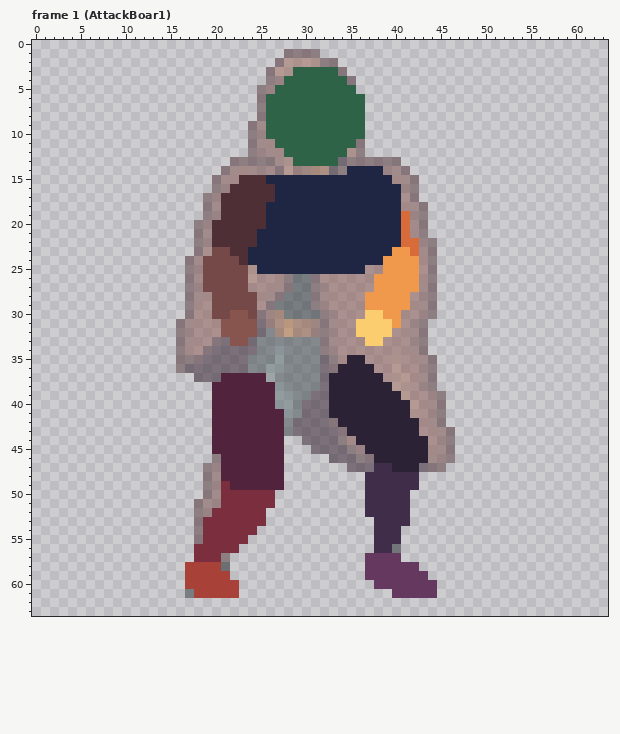
Pixel-art file -- Personal_Roberto/ASEPRITE/1. Liora/Liora_Boar.aseprite. Above, as it was before the edit.
64x64 pixels, 20 frames. Shown: frame 1 (AttackBoar1). The commit also changed other frames, which this record leaves out.
Now the later version:
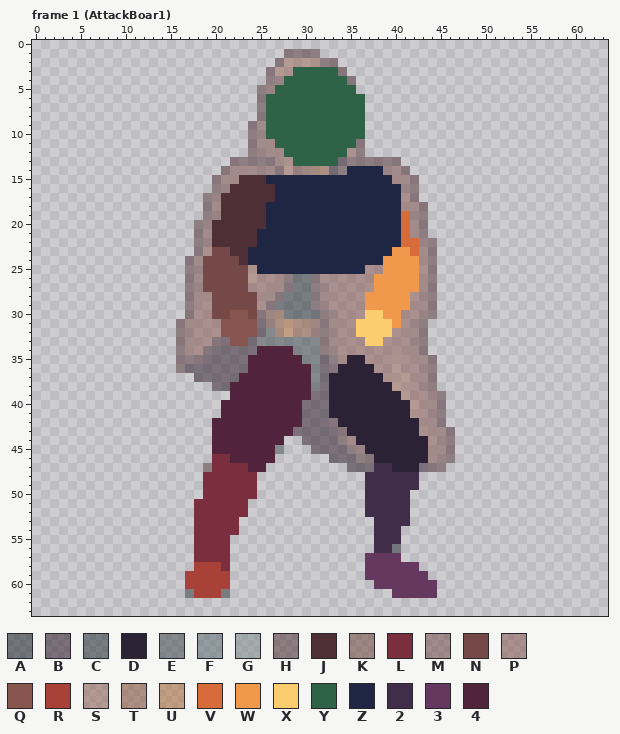
Palette (. is transparent): A #181e2580  B #2b162580  C #232d3380  D #2b2335  E #3a464a80  F #586b6f80  G #7d8c8c80  H #4e2f3580  J #4e2f35  K #6f403780  L #7b2e3d  M #75494780  N #754947  P #88544e80  Q #88544e  R #a84239  S #9b675780  T #8e543980  U #b4713780  V #d86b3a  W #f0984b  X #fbcd6e  Y #2e6348  Z #1f2643  2 #3f2d49  3 #653860  4 #52233c
From old to new:
--- frame 1 (AttackBoar1), layer "RightLeg"
@@ x 15..32 @@
 33 .HMPPHBQQBEEEEEEEH
-34 .HPPHBBBBBEEFEEEEH
-35 .HHHBBBBBEEEFEEEEB
-36 .HBBBBBBBEEFFEEEEB
-37 ...BBB44444GEEEEEB
-38 .....4444444FEEEEB
-39 .....4444444FFEEBB
-40 .....4444444FFEBBB
-41 .....44444444FEBBB
-42 .....44444444EBBBB
-43 .....44444444EBBBB
+34 .HPPHBBBBB4444EEEH
+35 .HHHBBBBB444444EEB
+36 .HBBBBBBB4444444EB
+37 ...BBBBB44444444EB
+38 .....BB444444444EB
+39 .......444444444BB
+40 ......444444444BBB
+41 ......444444444BBB
+42 .....4444444444BBB
+43 .....444444444BBBB
 44 .....44444444..BBB
-45 .....44444444...BB
-46 .....H4444444.....
-47 ....HM4444444.....
-48 ....HM4444444.....
-49 ....HML444444.....
-50 ....HMLLLLLL......
-51 ...HMMLLLLLL......
-52 ...HMLLLLLL.......
-53 ...HLLLLLLL.......
-54 ...HLLLLLL........
-55 ...HLLLLL.........
-56 ...LLLLL..........
-57 ...LLLH...........
-58 ..RRRRA...........
+45 .....4444444E...BB
+46 .....LL44444......
+47 ....HLLLL44.......
+48 ....LLLLLL........
+49 ....LLLLLL........
+50 ....LLLLLL........
+51 ...LLLLLL.........
+52 ...LLLLLL.........
+53 ...LLLLL..........
+54 ...LLLLL..........
+55 ...LLLL...........
+56 ...LLLL...........
+57 ...LLLL...........
+58 ...RRRL...........
 59 ..RRRRR...........
-60 ..RRRRRR..........
-61 ..CRRRRR..........
+60 ..RRRRR...........
+61 ..CRRRC...........
 62 ..................
